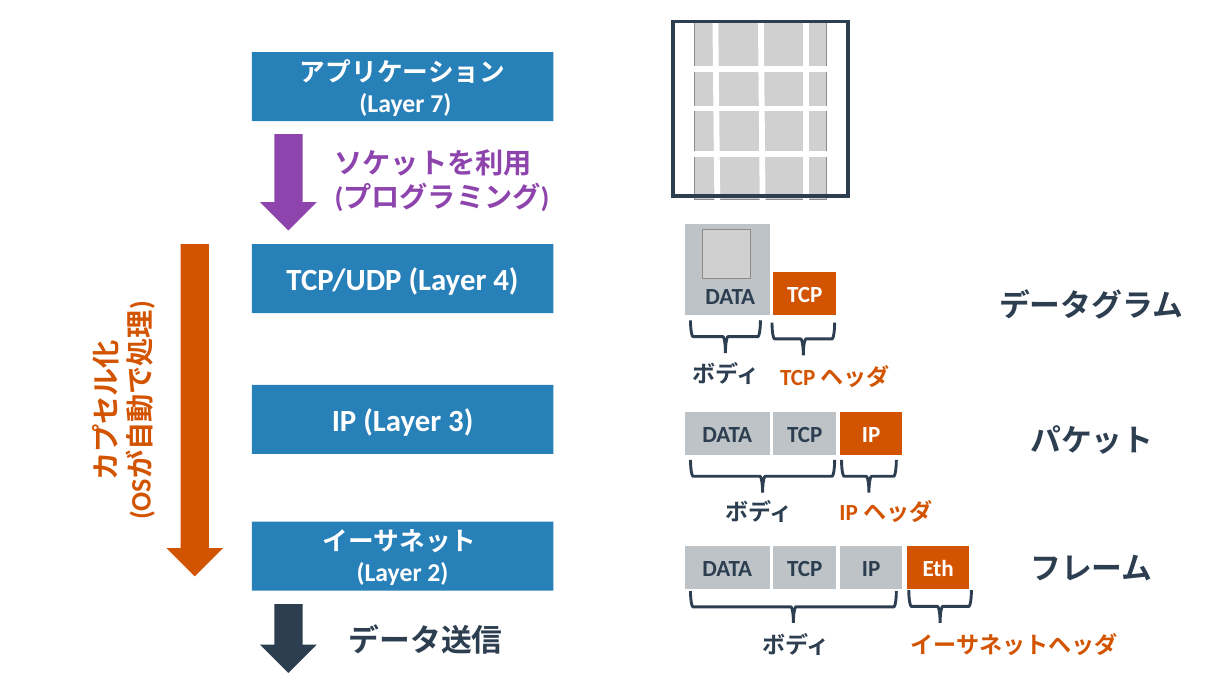
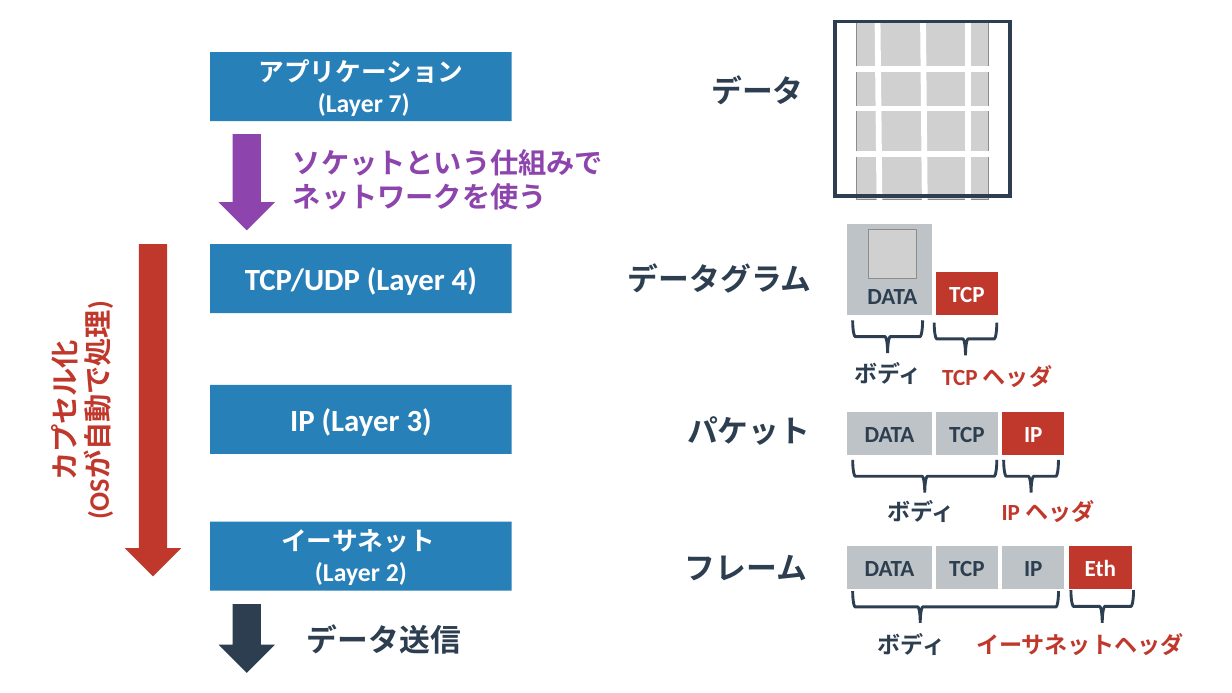
Before and after one commit to yuichi110/www.yuichi.com-network, a slide deck: slide 7 of slides/0005.pptx. Drawn at 1232x693 pixels with LibreOffice and Linux fonts; fonts in the diff are those of the drawing; grey boxes stand for pictures. Boxes give left, top, right and bottom in pixels: in the first picture for what was removed or moved away, otherwise in the second. Text is boxed around its words. In the diff, an @@ line names an element or a change of style, - is before the commit and + after.

```diff
--- a/slides/0005.pptx
+++ b/slides/0005.pptx
@@ 7 rectangles, 6 left braces, 3 texts, 2 lines: place and size @@
-7 rectangles, 6 left braces, 3 texts, 2 lines at box(660, 11, 972, 622)
+7 rectangles, 6 left braces, 3 texts, 2 lines at box(822, 11, 1134, 622)
@@ text added at box(711, 75, 803, 104), 24 pt, text #2C3E50, bold @@
+データ
@@ text at box(293, 149, 603, 210): text changed @@
-ソケットを利用
-(プログラミング)
+ソケットという仕組みで
+ネットワークを使う
@@ picture removed at box(702, 230, 750, 278) @@
@@ 4 lines, 3 rectangles, 2 texts, 1 picture: place and size @@
-4 lines, 3 rectangles, 2 texts, 1 picture at box(659, 10, 862, 591)
+4 lines, 3 rectangles, 2 texts, 1 picture at box(822, 10, 1025, 591)
@@ picture added at box(869, 230, 918, 279) @@
@@ 4 rectangles, 3 down arrows, 2 texts: place and size @@
-4 rectangles, 3 down arrows, 2 texts at box(84, 52, 554, 673)
+4 rectangles, 3 down arrows, 2 texts at box(42, 52, 511, 673)
@@ fill #D35400 to #C0382B in 4 elements at box(1000, 410, 1067, 457), box(1067, 543, 1134, 591), box(934, 270, 1001, 317), box(125, 244, 181, 577) @@
@@ text "データグラム": place and size @@
-text "データグラム" at box(999, 289, 1183, 319)
+text "データグラム" at box(628, 263, 812, 293)
@@ text colour #D35400 to #C0382B in 4 elements at box(42, 322, 116, 513), box(976, 633, 1183, 655), box(1002, 500, 1094, 522), box(942, 365, 1052, 387) @@
@@ text "パケット": place and size @@
-text "パケット" at box(1030, 425, 1153, 454)
+text "パケット" at box(687, 416, 810, 445)
@@ text "フレーム": place and size @@
-text "フレーム" at box(1030, 555, 1152, 580)
+text "フレーム" at box(685, 555, 807, 580)
@@ left brace at box(853, 591, 1059, 622): proportions changed @@
@@ text "ボディ": place and size @@
-text "ボディ" at box(762, 633, 830, 655)
+text "ボディ" at box(877, 633, 945, 655)
@@ text "イーサネットヘッダ": place and size @@
-text "イーサネットヘッダ" at box(910, 633, 1117, 655)
+text "イーサネットヘッダ" at box(976, 633, 1183, 655)
```
Also in this commit, not shown: 7 other slides changed, 27 other files.
